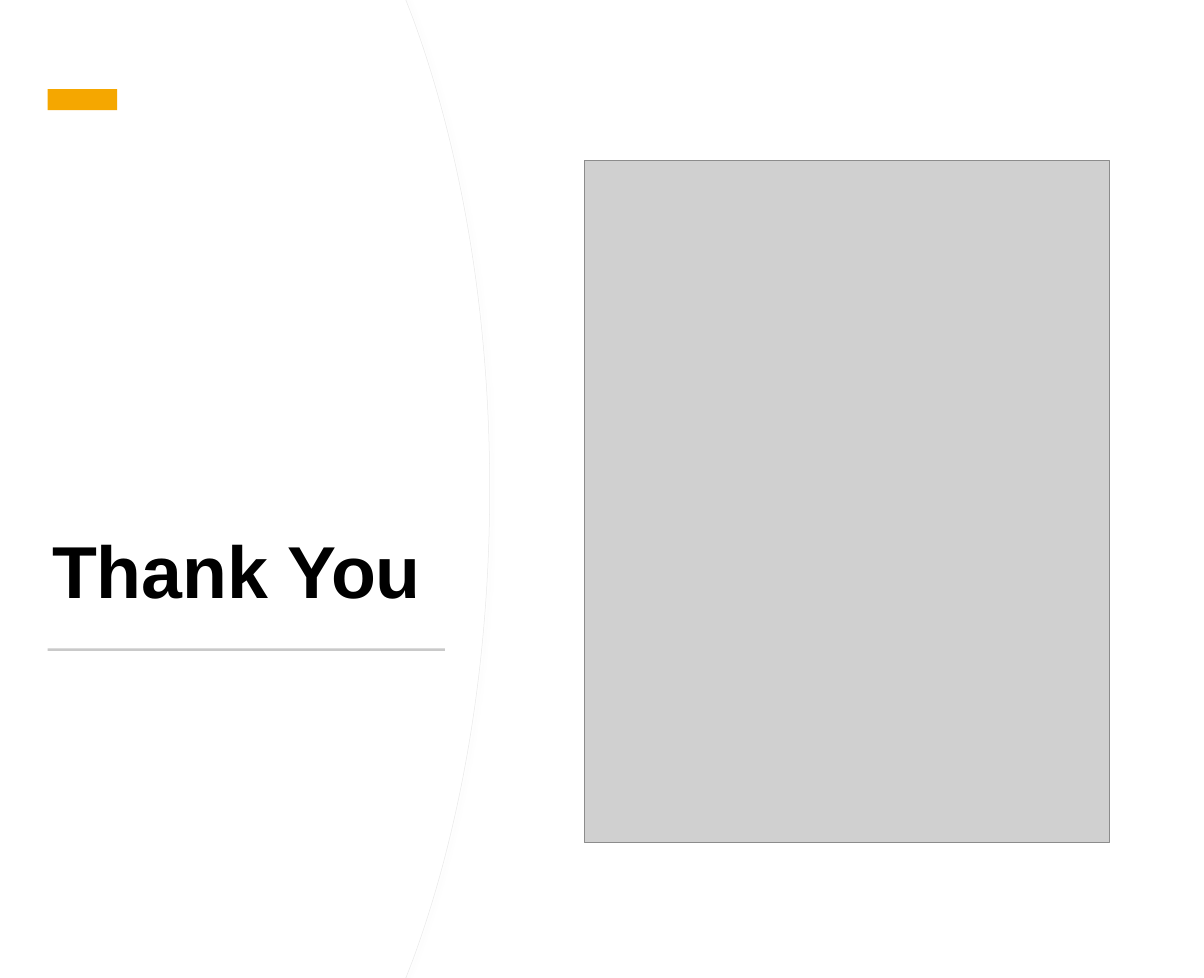
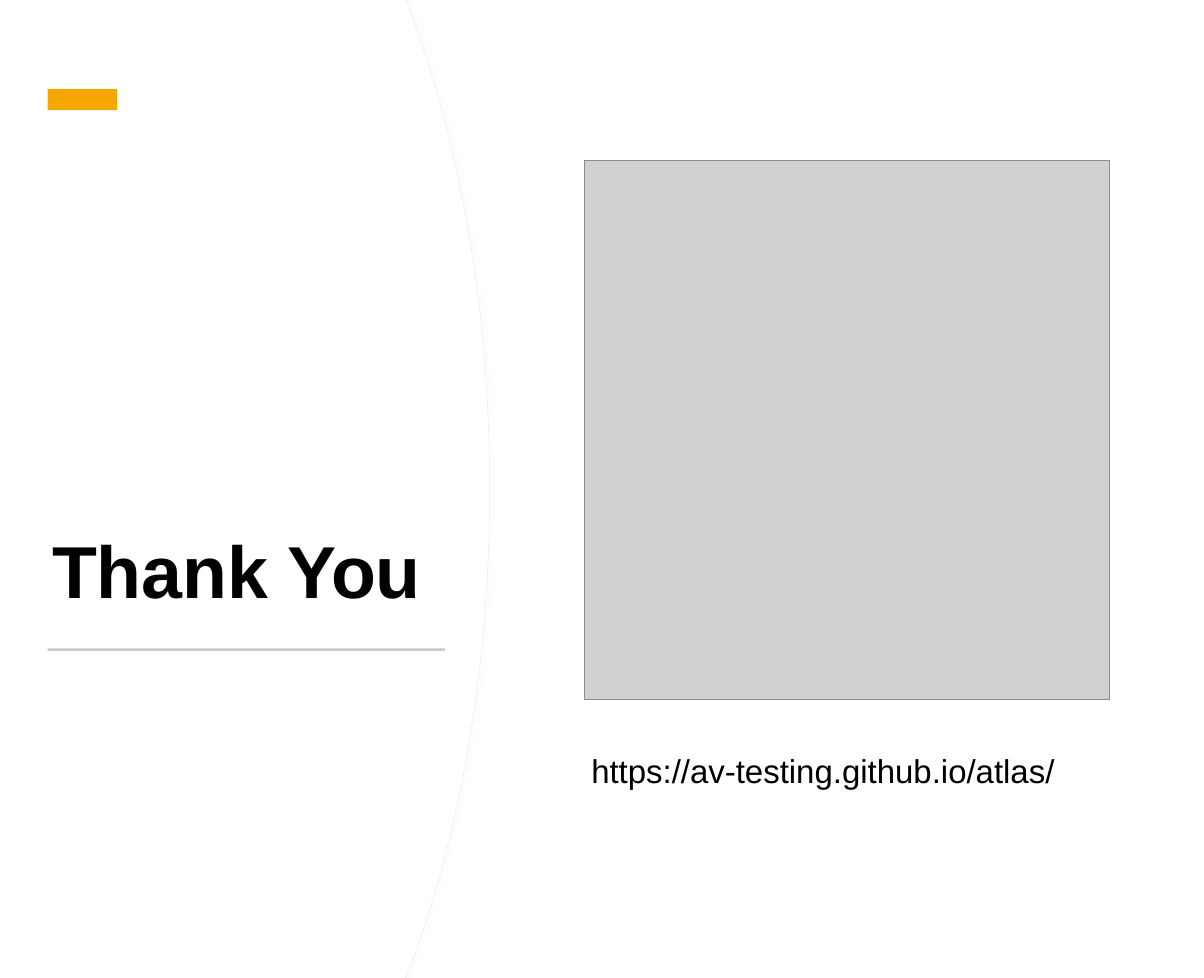
Before and after one commit to ATLAS-AV-TESTING/atlas, a slide deck: slide 3 of docs/submission_video/ATLAS-video-static-pages.pptx. Drawn at 1204x978 pixels with LibreOffice and Linux fonts; fonts in the diff are those of the drawing; grey boxes stand for pictures. Boxes give left, top, right and bottom in pixels: in the first picture for what was removed or moved away, otherwise in the second. Text is boxed around its words. In the diff, an @@ line names an element or a change of style, - is before the commit and + after.

```diff
--- a/docs/submission_video/ATLAS-video-static-pages.pptx
+++ b/docs/submission_video/ATLAS-video-static-pages.pptx
@@ picture: place and size @@
-picture at (585,160,1110,843)
+picture at (585,160,1110,700)
@@ text added at (591,759,1054,790), 48 pt, text #000000 @@
+https://av-testing.github.io/atlas/
```
Also in this commit, not shown: 1 other slide changed, 4 other files.
